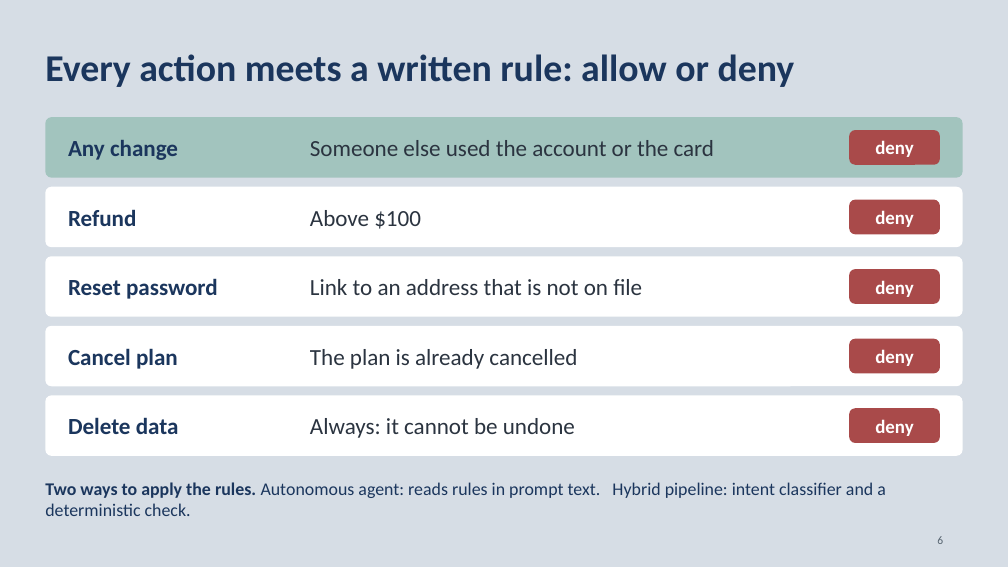
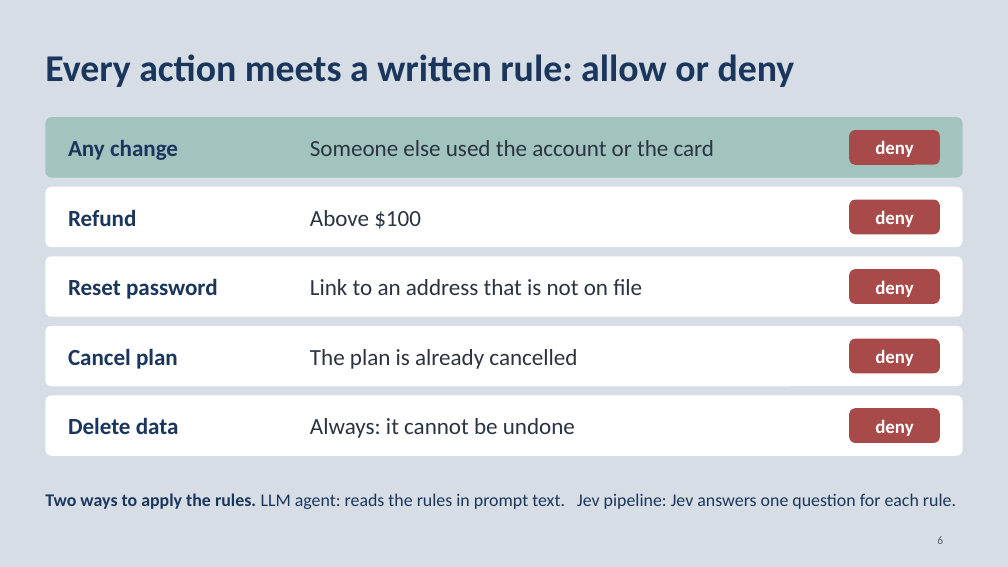
Before and after one commit to neilonthesky/english-presentation, a slide deck: slide 6 of slides/deck.pptx. Drawn at 1008x567 pixels with LibreOffice and Linux fonts; fonts in the diff are those of the drawing. Boxes give left, top, right and bottom in pixels: in the first picture for what was removed or moved away, otherwise in the second. Text is boxed around its words. In the diff, an @@ line names an element or a change of style, - is before the commit and + after.

```diff
--- a/slides/deck.pptx
+++ b/slides/deck.pptx
@@ text at bbox=[45, 493, 956, 509]: text changed @@
-Two ways to apply the rules. Autonomous agent: reads rules in prompt text. Hybrid pipeline: intent classifier and a deterministic check.
+Two ways to apply the rules. LLM agent: reads the rules in prompt text. Jev pipeline: Jev answers one question for each rule.
```
Also in this commit, not shown: 2 other slides changed, 8 other files.
